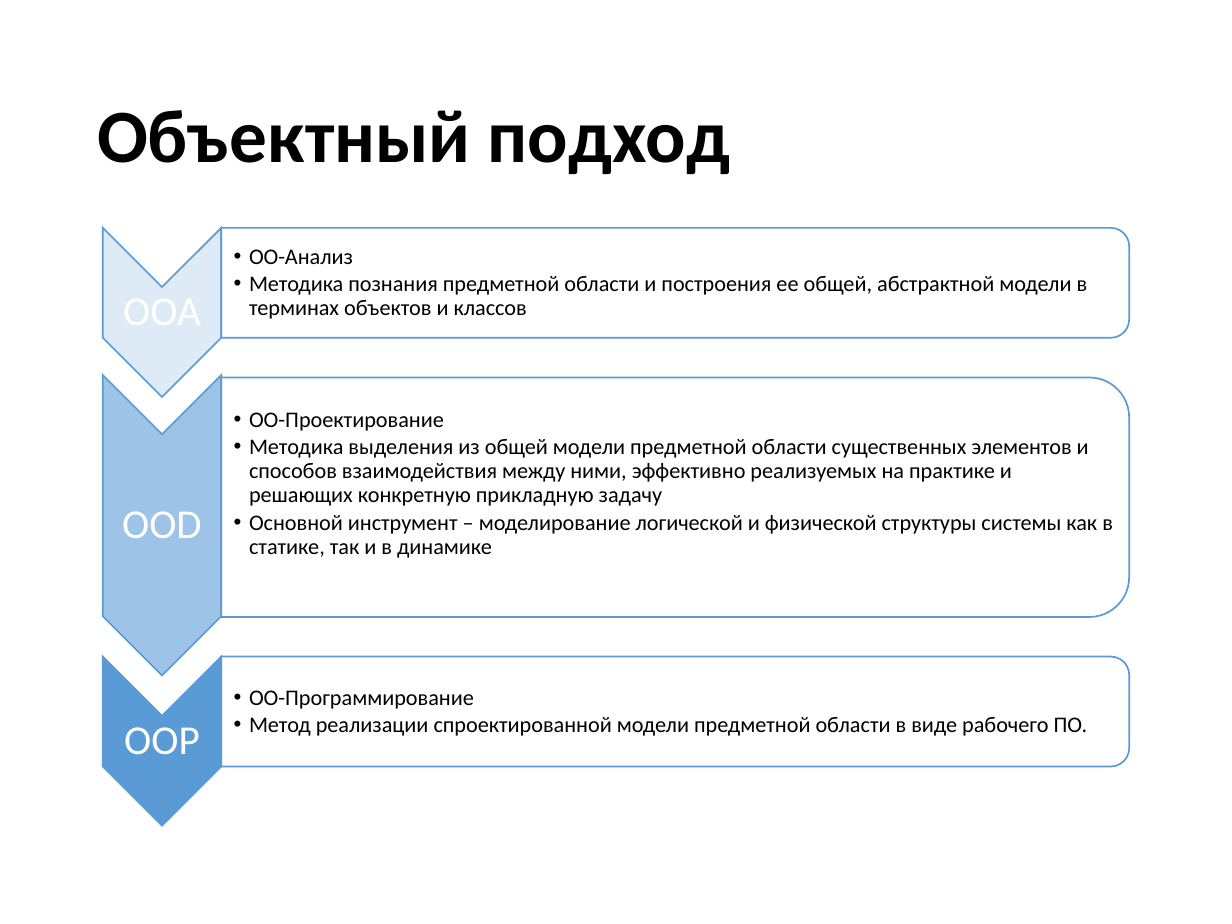
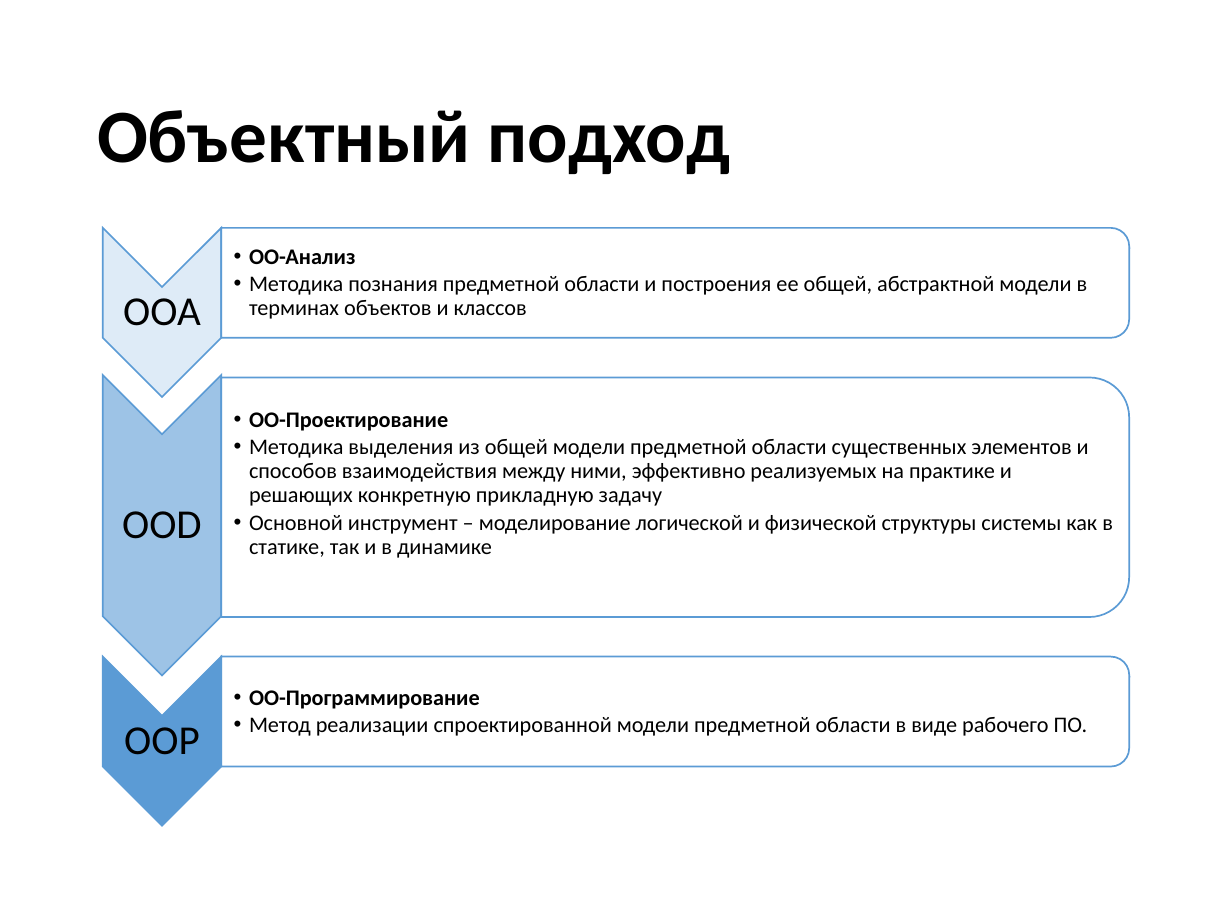
Before and after one commit to pelipas/OOP_2017, a slide deck: slide 22 of 01 Вводная.pptx (slide 12 before the commit). Drawn at 1232x924 pixels with LibreOffice and Linux fonts; fonts in the diff are those of the drawing. Boxes give left, top, right and bottom in pixels: in the first picture for what was removed or moved away, otherwise in the second. Text is boxed around its words. In the diff, an @@ line names an element or a change of style, - is before the commit and + after.

Commit message:
С новым учебным годом!
Апдейт вводной лекции. Добавлено объяснение ОО-подхода "на пальцах"

```diff
--- a/01 Вводная.pptx
+++ b/01 Вводная.pptx
@@ text at box(249, 249, 355, 264): bold on in "ОО-Анализ" @@
@@ text at box(249, 412, 448, 431): bold on in "ОО-Проектирование" @@
@@ text colour #FFFFFF to #000000 in 3 elements at box(123, 298, 201, 326), box(122, 511, 202, 539), box(124, 727, 200, 755) @@
@@ text at box(249, 690, 480, 709): bold on in "ОО-Программирование" @@
```
Also in this commit, not shown: 13 other slides changed, 10 slides added.
